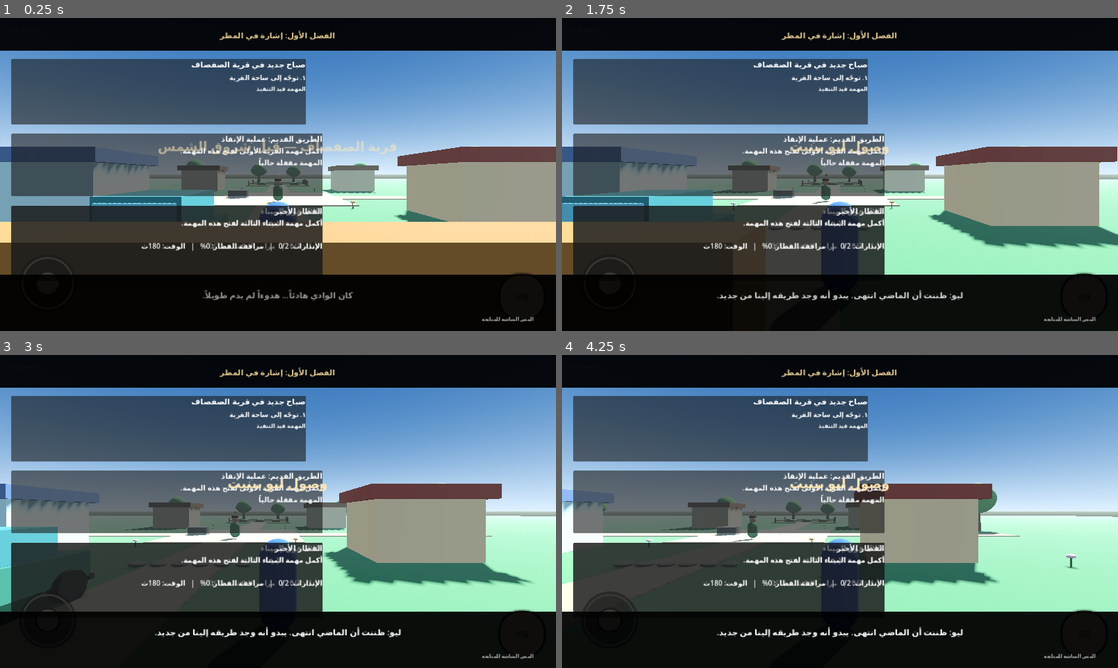
Above: before the commit, frames 1-4 (two rows, left to right).
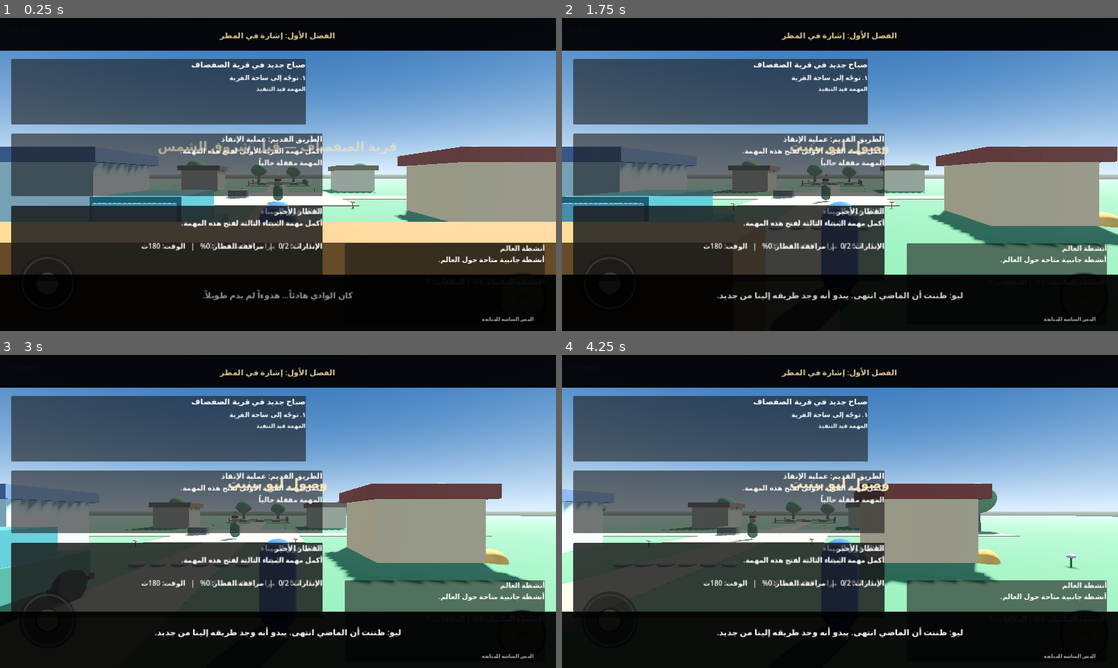
Above: after the commit, the same moments.

Repository: dzdfast-art/GTA-GHIBLI
Game: Godot game, scene res://main.tscn
The game is run twice, just before and just after one commit, with the same random seed, the same clock (stepped at 60 frames per second) and the same inputs.
Inputs (mouse positions are in pixels of both pictures, inside the frame that each line leads up to):
- Up to frame 1 (0.25 s): no input
- Up to frame 2 (1.75 s): click "USE" at 0.5 s; tap Enter at 1.25 s; move the mouse to (962, 158) at 1.27 s; hold Right (ui_right) from 1.28 s (still down); tap E (interact) at 1.35 s; click (962, 158) at 1.42 s; tap Space at 1.52 s
- Up to frame 3 (3 s): release Right (ui_right) at 2 s; drag from (166, 527) to (250, 574) at 2.02 s; move the mouse to (333, 442) at 2.77 s; hold Right (ui_right) from 2.78 s (still down); tap E (interact) at 2.85 s
- Up to frame 4 (4.25 s): release Right (ui_right) at 3.5 s; drag from (812, 574) to (673, 464) at 3.52 s

The runs differ from the first frame. In frame 1, 3.6% of the frame differs, in the area x 62-98%, y 72-82%; in frame 2, 3.7%; in frame 3, 3.8%, in the area x 62-98%, y 62-82%; in frame 4, 3.8%.

Commit message:
Integrate optional open-world side activity director

Diff:
--- a/main.gd
+++ b/main.gd
@@ -8,6 +8,7 @@
 const MISSION_002_RUNTIME_SCRIPT = preload("res://scripts/missions/mission_002_runtime.gd")
 const MISSION_003_RUNTIME_SCRIPT = preload("res://scripts/missions/mission_003_runtime.gd")
 const MISSION_004_RUNTIME_SCRIPT = preload("res://scripts/missions/mission_004_runtime.gd")
+const SIDE_ACTIVITY_DIRECTOR_SCRIPT = preload("res://scripts/world/side_activity_director.gd")
 const CINEMATIC_DIRECTOR_SCRIPT = preload("res://scripts/missions/cinematic_director.gd")
 const AMBIENCE_SCRIPT = preload("res://scripts/audio/nature_ambience.gd")
 
@@ -23,6 +24,7 @@
 	_create_mission_004_runtime()
 	_create_story_cinematic()
 	_create_nature_ambience()
+	_create_side_activity_director()
 
 func _create_world() -> void:
 	var world_environment := WorldEnvironment.new()
@@ -152,3 +154,10 @@
 	mission_runtime.name = "Mission004Runtime"
 	add_child(mission_runtime)
 	mission_runtime.setup(player)
+
+func _create_side_activity_director() -> void:
+	var player := get_node_or_null("Player") as CharacterBody3D
+	var director: CanvasLayer = SIDE_ACTIVITY_DIRECTOR_SCRIPT.new() as CanvasLayer
+	director.name = "SideActivityDirector"
+	add_child(director)
+	director.setup(player)
